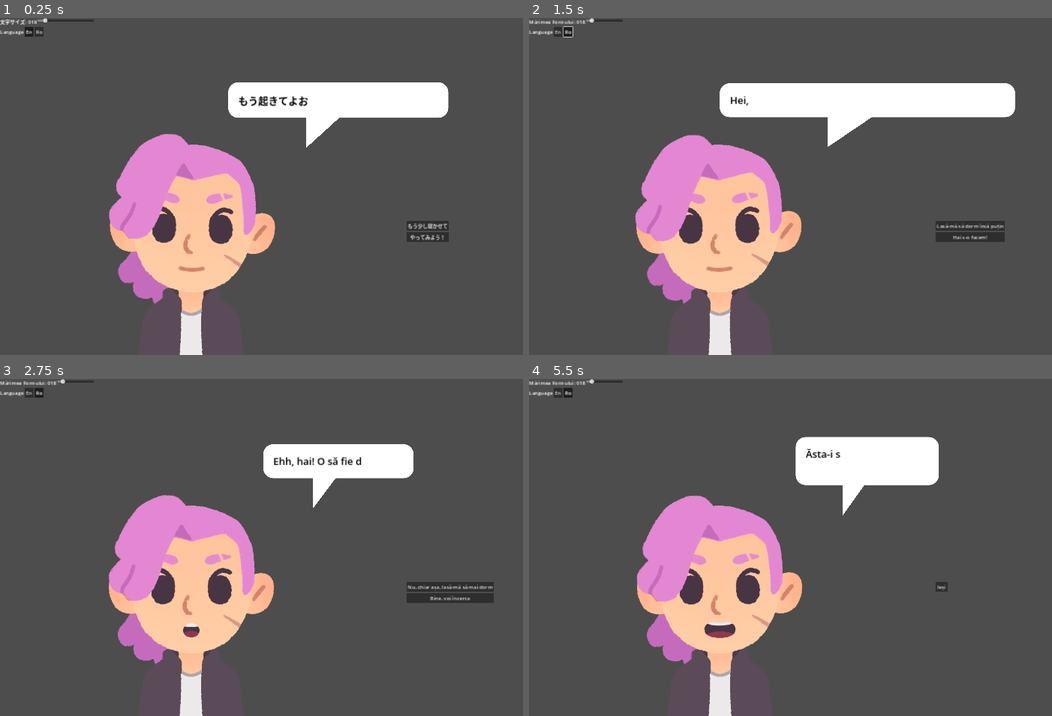
Above: before the commit, frames 1-4 (two rows, left to right).
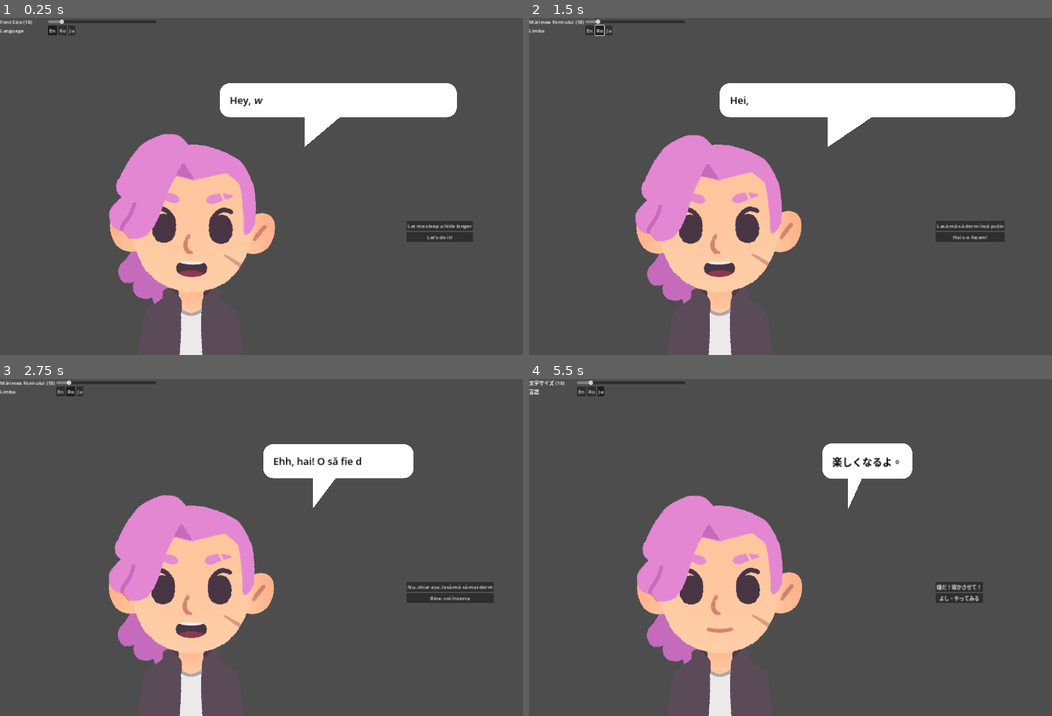
Above: after the commit, the same moments.

Repository: gdquest-demos/godot-4-new-features
Game: Godot game, scene res://dialog_tree/dialogue_tree_ui.tscn
Two runs of this game, one before a commit and one after it. Both use one fixed random seed, a clock stepped at 60 frames per second and the inputs below. The project has no main scene, so this scene is started directly.
Inputs (mouse positions are in pixels of both pictures, inside the frame that each line leads up to):
- Up to frame 1 (0.25 s): no input
- Up to frame 2 (1.5 s): click "En" at 0.5 s; click "Ro" at 1.25 s
- Up to frame 3 (2.75 s): click "Lasă-mă să dorm încă puțin" at 2 s
- Up to frame 4 (5.5 s): click "Nu, chiar așa, lasă-mă să mai…" at 2.75 s; click (607, 392) at 3.5 s, where only the run after the commit has a clickable "Ja"; click (968, 598) at 4.25 s, where only the run before the commit has a clickable "Hai s-o facem!"; click (989, 587) at 5 s, where only the run before the commit has a clickable "Nu știu dacă sunt gata, dar v…"

The runs differ from the first frame. In frame 1, 1.9% of the frame differs, in the area x 0-91%, y 0-77%; in frame 2, 0.7%; in frame 3, 0.6%; in frame 4, 3.6%, in the area x 0-87%, y 0-77%.

Commit message:
feat(dialog_tree): add Japanese language button & small improvements

Diff:
--- a/dialog_tree/dialogue_tree_ui.gd
+++ b/dialog_tree/dialogue_tree_ui.gd
@@ -1,12 +1,19 @@
 extends Node
+
+
+@export_enum("en", "ro", "ja") var language := "en"
 
 var _languages_button_group := ButtonGroup.new()
 var _line_id := 0
-var _language := "ja"
 var _font_size_text := {
 	"en": "Font Size",
 	"ro": "Mărimea Font-ului",
-	"ja": "文字サイズ"
+	"ja": "文字サイズ",
+}
+var _language_text := {
+	"en": "Language",
+	"ro": "Limba",
+	"ja": "言語",
 }
 var _dialogue := [
 	{
@@ -102,6 +109,7 @@
 @onready var speech_bubble = $TopUI/SpeechBubble
 @onready var action_buttons := %ActionButtons
 @onready var languages_row := %LanguagesRow
+@onready var language_label := %LanguageLabel
 @onready var font_size_label := %FontSizeLabel
 @onready var slider := %FontSizeSlider
 
@@ -112,21 +120,8 @@
 	for node in languages_row.get_children():
 		if node is Button:
 			node.button_group = _languages_button_group
+			node.button_pressed = node.text.to_lower() == language
 	show_line(_line_id)
-
-
-func _input(_event):
-	var sentences = [
-		"Nulla a dui nec orci dictum aliquet.",
-		" Suspendisse luctus magna mi, non iaculis neque viverra a.
-Integer ut tortor eget neque sagittis pellentesque in sed felis.",
-	"Lorem ipsum dolor sit amet, consectetur adipiscing elit.
-Curabitur porta, leo et luctus interdum, nisl sapien
-pretium lorem, id sagittis tellus nisi eget felis."
-	]
-	if Input.is_action_just_pressed("ui_accept"):
-		var s = sentences.pick_random()
-		speech_bubble.write(s)
 
 
 func show_line(id: int) -> void:
@@ -135,25 +130,26 @@
 	set_text(slider.value)
 	for button in action_buttons.get_children():
 		button.queue_free()
-	create_buttons(line_data[_language].buttons)
+	create_buttons(line_data[language].buttons)
 
 
 func set_font_size(new_size: int) -> void:
-	font_size_label.text = "%s: %03d" % [_font_size_text[_language], new_size]
+	font_size_label.text = "%s (%02d)" % [_font_size_text[language], new_size]
 	speech_bubble.set_font_size(new_size)
 
 
 func set_text(font_size: int) -> void:
 	set_font_size(font_size)
-	var text: String = _dialogue[_line_id][_language].text
+	language_label.text = _language_text[language]
+	var text: String = _dialogue[_line_id][language].text
 	speech_bubble.write(text)
 
 
 func set_language(_button: Button) -> void:
-	_language = _languages_button_group.get_pressed_button().text.to_lower()
+	language = _languages_button_group.get_pressed_button().text.to_lower()
 	set_text(slider.value)
 	for idx in range(action_buttons.get_children().size()):
-		action_buttons.get_child(idx).text = _dialogue[_line_id][_language].buttons.keys()[idx]
+		action_buttons.get_child(idx).text = _dialogue[_line_id][language].buttons.keys()[idx]
 
 
 func create_buttons(buttons_data: Dictionary) -> void:
--- a/dialog_tree/dialogue_tree_ui.tscn
+++ b/dialog_tree/dialogue_tree_ui.tscn
@@ -15,44 +15,56 @@
 offset_right = 1114.0
 offset_bottom = 295.0
 
-[node name="VBoxContainer" type="VBoxContainer" parent="TopUI"]
-offset_right = 300.0
-offset_bottom = 61.0
+[node name="HBoxContainer" type="HBoxContainer" parent="TopUI"]
+offset_right = 500.0
+offset_bottom = 56.0
 
-[node name="HBoxContainer" type="HBoxContainer" parent="TopUI/VBoxContainer"]
+[node name="VBoxContainer" type="VBoxContainer" parent="TopUI/HBoxContainer"]
+custom_minimum_size = Vector2(150, 0)
 layout_mode = 2
 
-[node name="FontSizeLabel" type="Label" parent="TopUI/VBoxContainer/HBoxContainer"]
+[node name="FontSizeLabel" type="Label" parent="TopUI/HBoxContainer/VBoxContainer"]
 unique_name_in_owner = true
 layout_mode = 2
-text = "Font size: 000"
+text = "Font size (00)"
 
-[node name="FontSizeSlider" type="HSlider" parent="TopUI/VBoxContainer/HBoxContainer"]
+[node name="LanguageLabel" type="Label" parent="TopUI/HBoxContainer/VBoxContainer"]
 unique_name_in_owner = true
 layout_mode = 2
+text = "Language"
+
+[node name="VBoxContainer2" type="VBoxContainer" parent="TopUI/HBoxContainer"]
+layout_mode = 2
 size_flags_horizontal = 3
+size_flags_vertical = 8
+
+[node name="FontSizeSlider" type="HSlider" parent="TopUI/HBoxContainer/VBoxContainer2"]
+unique_name_in_owner = true
+layout_mode = 2
+size_flags_vertical = 1
 min_value = 8.0
+max_value = 99.0
 value = 18.0
 rounded = true
 
-[node name="LanguagesRow" type="HBoxContainer" parent="TopUI/VBoxContainer"]
+[node name="LanguagesRow" type="HBoxContainer" parent="TopUI/HBoxContainer/VBoxContainer2"]
 unique_name_in_owner = true
 layout_mode = 2
 
-[node name="Label" type="Label" parent="TopUI/VBoxContainer/LanguagesRow"]
-layout_mode = 2
-text = "Language"
-
-[node name="EN" type="Button" parent="TopUI/VBoxContainer/LanguagesRow"]
+[node name="EN" type="Button" parent="TopUI/HBoxContainer/VBoxContainer2/LanguagesRow"]
 layout_mode = 2
 toggle_mode = true
-button_pressed = true
 text = "En"
 
-[node name="RO" type="Button" parent="TopUI/VBoxContainer/LanguagesRow"]
+[node name="RO" type="Button" parent="TopUI/HBoxContainer/VBoxContainer2/LanguagesRow"]
 layout_mode = 2
 toggle_mode = true
 text = "Ro"
+
+[node name="JA" type="Button" parent="TopUI/HBoxContainer/VBoxContainer2/LanguagesRow"]
+layout_mode = 2
+toggle_mode = true
+text = "Ja"
 
 [node name="ActionButtons" type="VBoxContainer" parent="TopUI"]
 unique_name_in_owner = true
